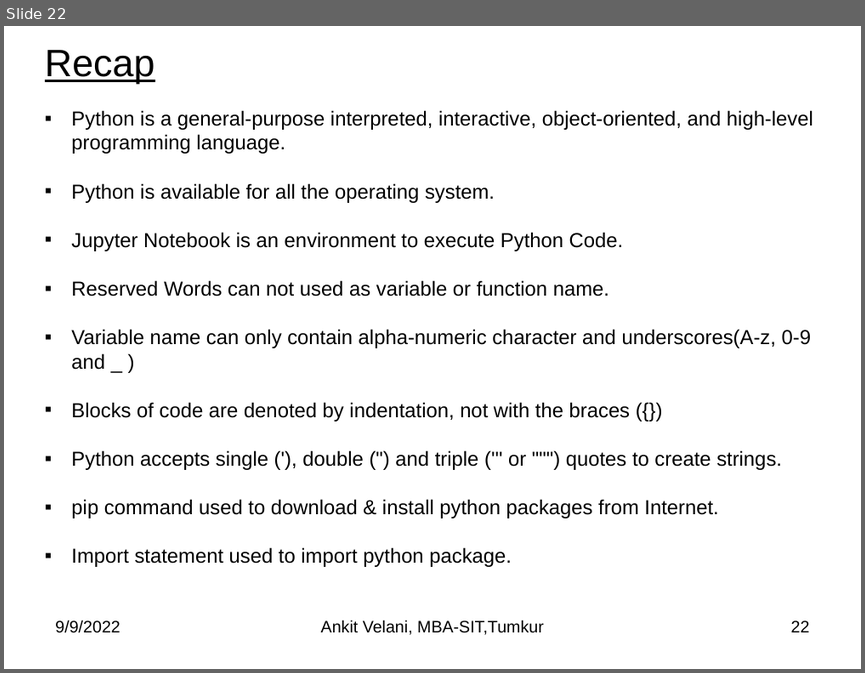
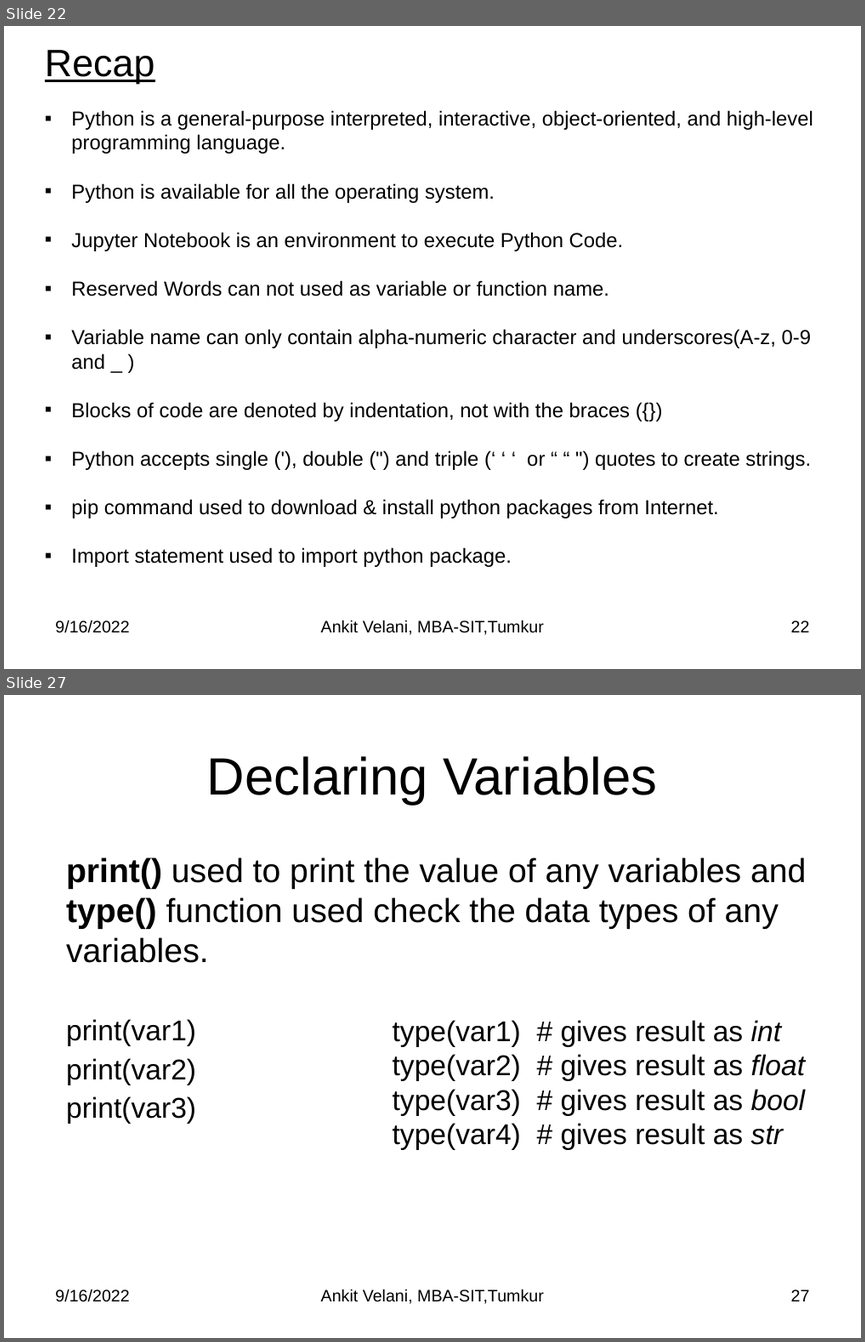
Before and after one commit to sitmbadept/sitmbadept.github.io, a slide deck: BDTM/Python/Unit-4-Python-Programming.pptx. Shown one above the other, each under a label of ours: slide 22 before the commit, slides 22 and 27 after it; the slides between them are not shown. The pictures are 865x673 and 865x1342 pixels, drawn with LibreOffice and Linux fonts; fonts in the diff are those of the drawing. Boxes give left, top, right and bottom in pixels: in the first picture for what was removed or moved away, otherwise in the second. Text is boxed around its words. In the diff, an @@ line names an element or a change of style, - is before the commit and + after.

```diff
--- a/BDTM/Python/Unit-4-Python-Programming.pptx
+++ b/BDTM/Python/Unit-4-Python-Programming.pptx
@@ slide 27 added at (4, 695, 861, 1338), background #FFFFFF @@
@@ title added at (207, 756, 657, 805), 44 pt, text #000000 @@
+Declaring Variables
@@ text added at (66, 857, 806, 1123), 28 pt, text #000000 @@
+print() used to print the value of any variables and type() function used check the data types of any variables.
+print(var1)
+print(var2)
+print(var3)
@@ text added at (392, 1020, 805, 1150), 24 pt, text #000000 @@
+type(var1) # gives result as int
+type(var2) # gives result as float
+type(var3) # gives result as bool
+type(var4) # gives result as str
@@ text added at (55, 1288, 129, 1302), 14 pt, text #000000 @@
+9/16/2022
@@ text added at (321, 1288, 544, 1304), 14 pt, text #000000 @@
+Ankit Velani, MBA-SIT,Tumkur
@@ page number added at (791, 1289, 810, 1301), 14 pt, text #000000 @@
+27
@@ slide 22 changed as well @@
@@ text at (71, 450, 811, 470): text changed @@
-▪ Python accepts single ('), double (") and triple (''' or """) quotes to create strings.
+▪ Python accepts single ('), double (") and triple (‘ ‘ ‘ or “ “ ") quotes to create strings.
@@ text at (55, 619, 129, 633): text changed @@
-9/9/2022
+9/16/2022
```
Also in this commit, not shown: 20 other slides changed, 41 other slides added, 1 other file.
